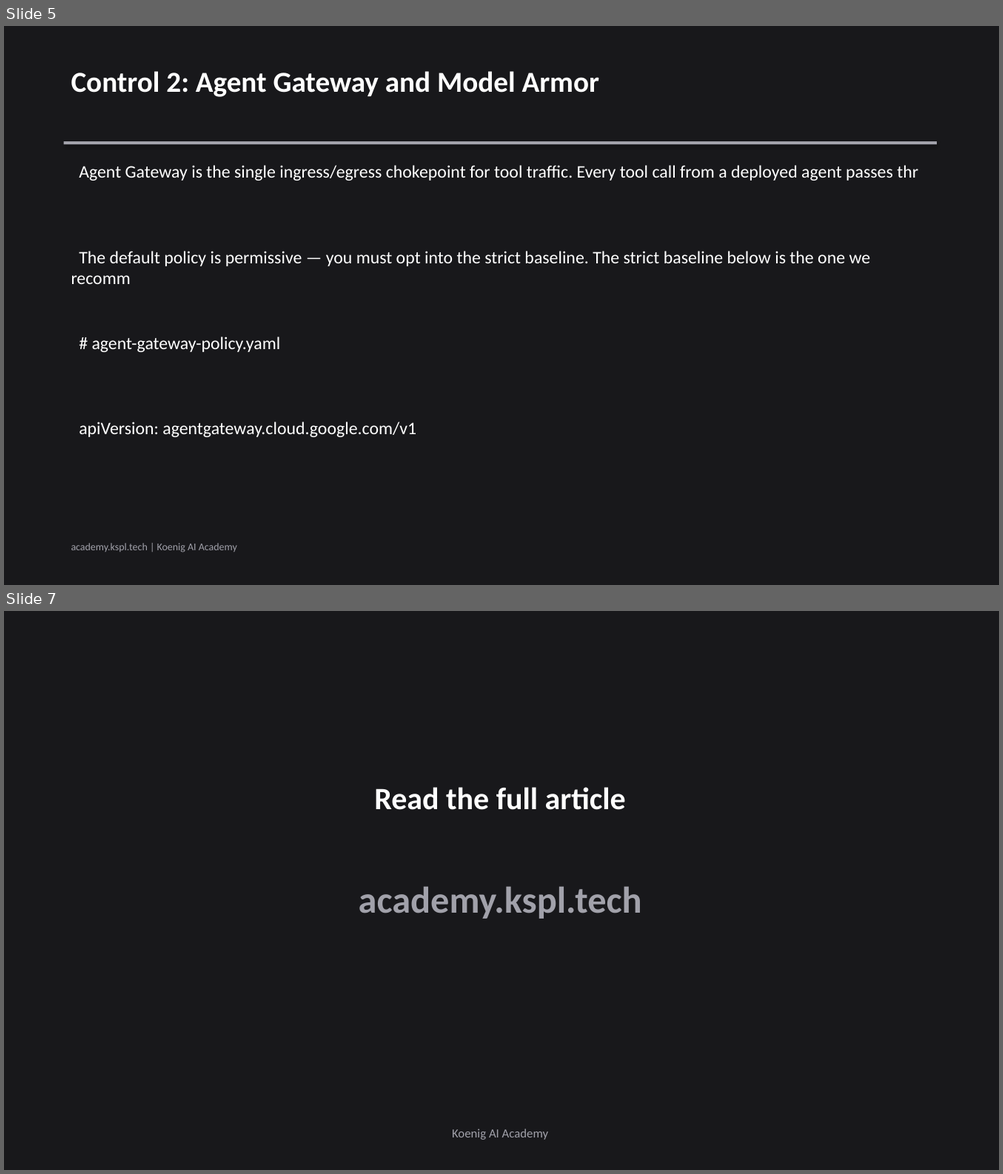
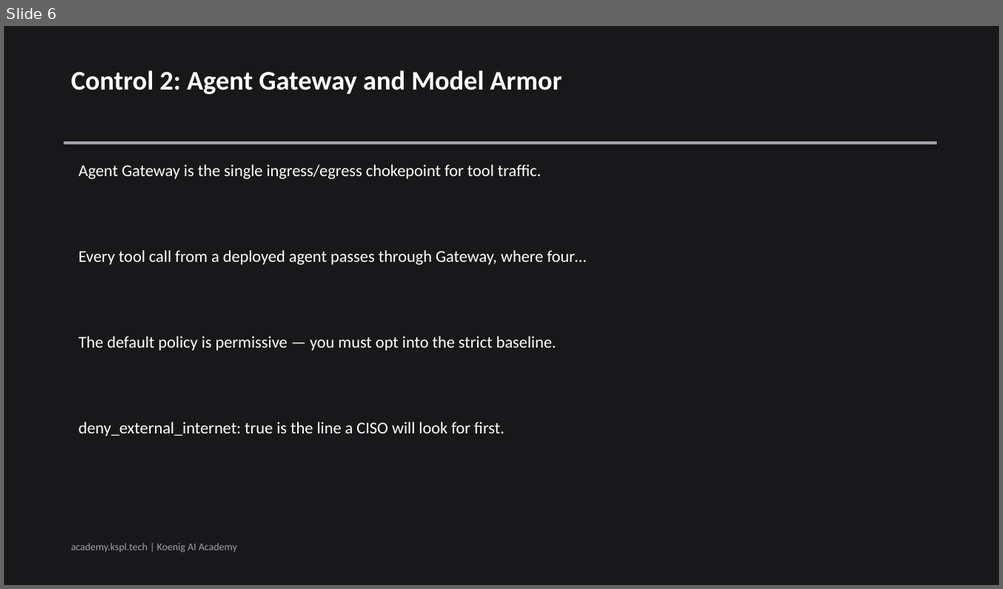
Before and after one commit to Koenig-Solutions-Private-Limited/koenig-ai-org, a slide deck: vault/courses/gemini-enterprise-agents/ch05-slides.pptx. Shown one above the other, each under a label of ours: slides 5 and 7 before the commit, slide 6 after it; the slides between them are not shown. The pictures are 1003x1174 and 1003x589 pixels, drawn with LibreOffice and Linux fonts; fonts in the diff are those of the drawing. Boxes give left, top, right and bottom in pixels: in the first picture for what was removed or moved away, otherwise in the second. Text is boxed around its words. In the diff, an @@ line names an element or a change of style, - is before the commit and + after.

```diff
--- a/vault/courses/gemini-enterprise-agents/ch05-slides.pptx
+++ b/vault/courses/gemini-enterprise-agents/ch05-slides.pptx
@@ slide 7 removed at box(4, 611, 999, 1170), background #18181B @@
@@ text removed at box(374, 787, 626, 810) @@
-Read the full article
@@ text removed at box(358, 886, 642, 919) @@
-academy.kspl.tech
@@ text removed at box(452, 1129, 549, 1140) @@
-Koenig AI Academy
@@ what was slide 5 is now slide 6 @@
@@ slide 6 changed as well @@
@@ text "Control 2: Agent Gateway and ..." at box(71, 70, 562, 94): size 28 to 26 pt @@
@@ text at box(79, 164, 540, 179): text changed; size 17 to 16 pt @@
-Agent Gateway is the single ingress/egress chokepoint for tool traffic. Every tool call from a deployed agent passes thr
+Agent Gateway is the single ingress/egress chokepoint for tool traffic.
@@ text at box(79, 250, 586, 265): text changed; size 17 to 16 pt @@
-The default policy is permissive — you must opt into the strict baseline. The strict baseline below is the one we recomm
+Every tool call from a deployed agent passes through Gateway, where four…
@@ text at box(79, 336, 556, 351): text changed; size 17 to 16 pt @@
-# agent-gateway-policy.yaml
+The default policy is permissive — you must opt into the strict baseline.
@@ text at box(79, 422, 504, 437): text changed; size 17 to 16 pt @@
-apiVersion: agentgateway.cloud.google.com/v1
+deny_external_internet: true is the line a CISO will look for first.
```
Also in this commit, not shown: 4 other slides changed, 2 slides added, 1 other slide removed, 2 other files.
